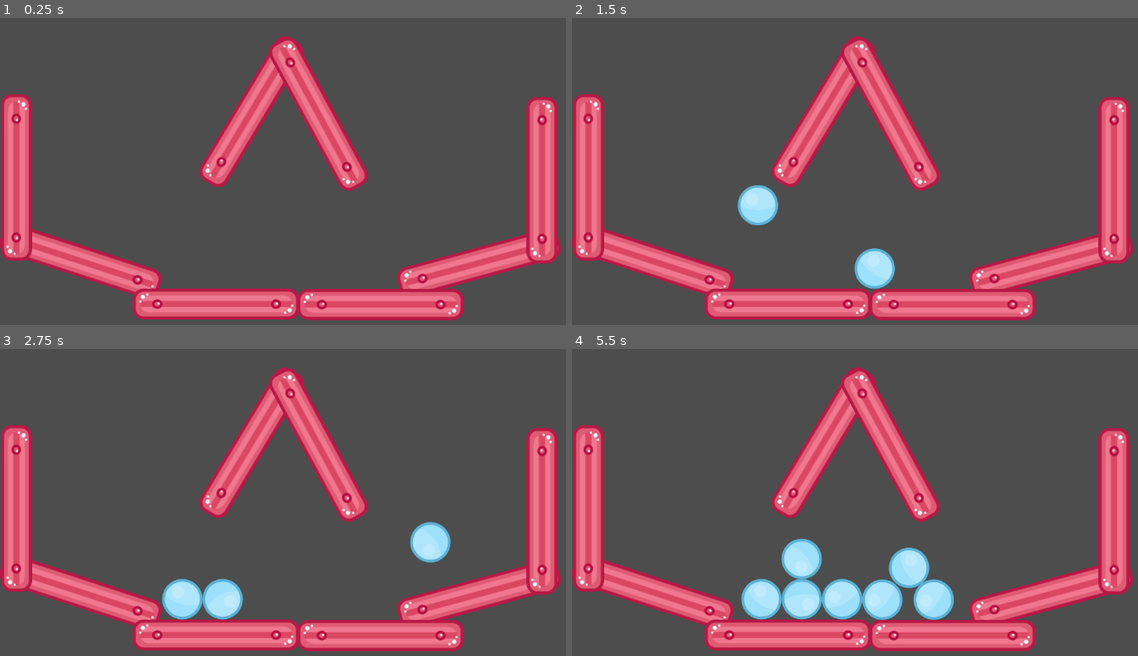
Above: before the commit, frames 1-4 (two rows, left to right).
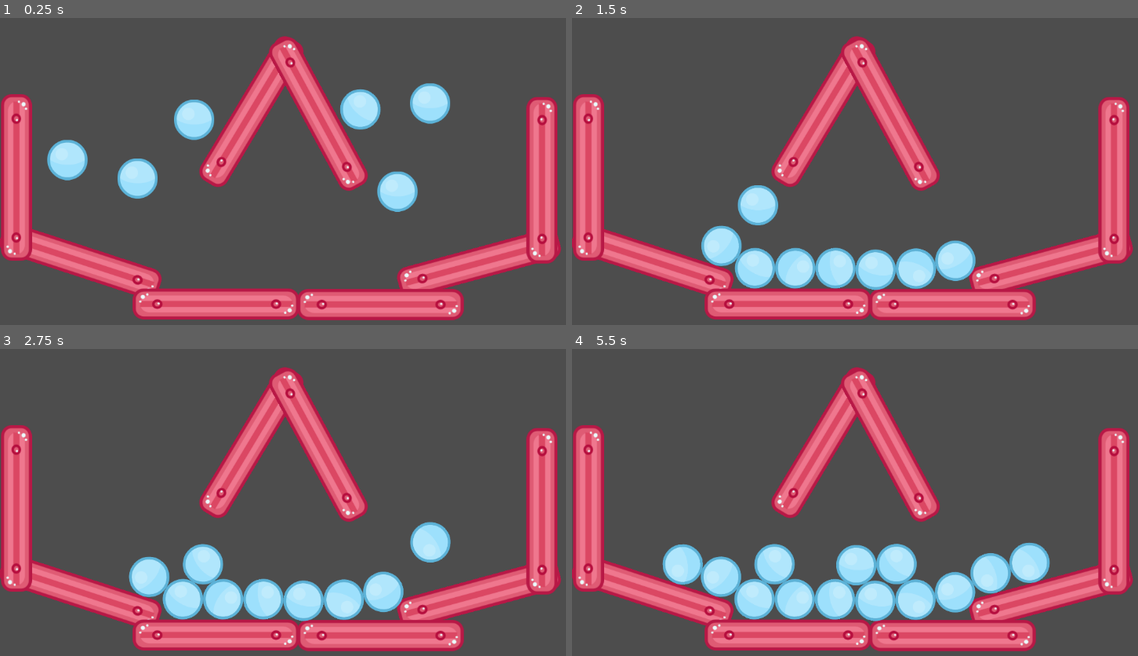
Above: after the commit, the same moments.

Repository: BenjaminLawrence/InstancingStarter
Game: Godot game, scene res://Main.tscn
Same seed, same stepped clock (60 frames per second), same inputs: the game is played once before the commit and once after it.
Inputs (mouse positions are in pixels of both pictures, inside the frame that each line leads up to):
- Up to frame 1 (0.25 s): no input
- Up to frame 2 (1.5 s): move the mouse to (1024, 153) at 0.52 s; press the mouse at (1024, 153) at 0.53 s; move the mouse to (758, 186) at 1.27 s; release the mouse at (758, 186) at 1.28 s; click (758, 186) at 1.35 s
- Up to frame 3 (2.75 s): move the mouse to (373, 422) at 2.02 s; press the mouse at (373, 422) at 2.03 s
- Up to frame 4 (5.5 s): move the mouse to (855, 570) at 2.77 s; release the mouse at (855, 570) at 2.78 s; click (855, 570) at 2.85 s; move the mouse to (1075, 554) at 3.52 s; press the mouse at (1075, 554) at 3.53 s; move the mouse to (696, 447) at 4.27 s; release the mouse at (696, 447) at 4.28 s; click (696, 447) at 4.35 s; move the mouse to (917, 499) at 5.02 s; press the mouse at (917, 499) at 5.03 s

The runs differ from the first frame. In frame 1, 4.5% of the frame differs, in the area x 8-80%, y 21-64%; in frame 2, 4.7%; in frame 3, 4.7%; in frame 4, 8.7%, in the area x 15-85%, y 61-89%.

Commit message:
Add balls

Diff:
--- a/Main.tscn
+++ b/Main.tscn
@@ -131,3 +131,21 @@
 [node name="CollisionShape2D" type="CollisionShape2D" parent="WallContainer/Wall6"]
 rotation = 1.5708
 shape = SubResource("2")
+
+[node name="Ball" parent="." instance=ExtResource("2")]
+position = Vector2(357, 118)
+
+[node name="Ball2" parent="." instance=ExtResource("2")]
+position = Vector2(253, 226)
+
+[node name="Ball4" parent="." instance=ExtResource("2")]
+position = Vector2(731, 250)
+
+[node name="Ball5" parent="." instance=ExtResource("2")]
+position = Vector2(637, 129)
+
+[node name="Ball6" parent="." instance=ExtResource("2")]
+position = Vector2(791, 88)
+
+[node name="Ball3" parent="." instance=ExtResource("2")]
+position = Vector2(124, 192)
